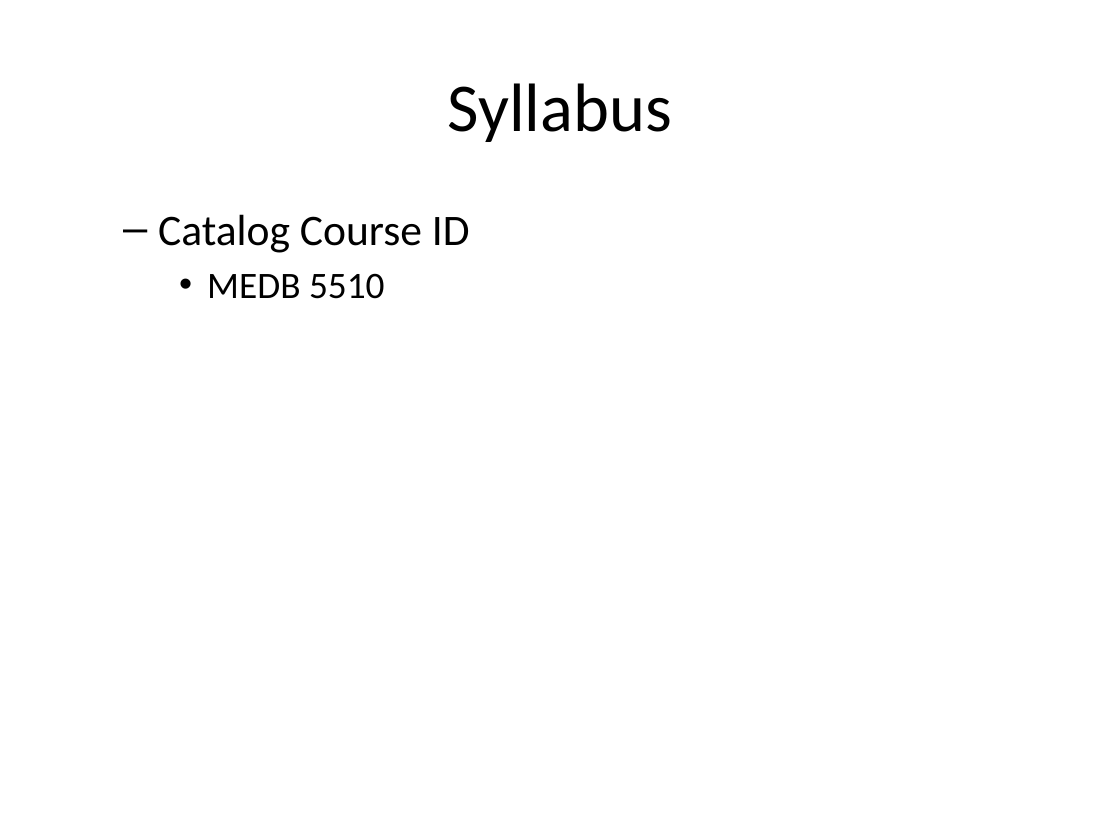
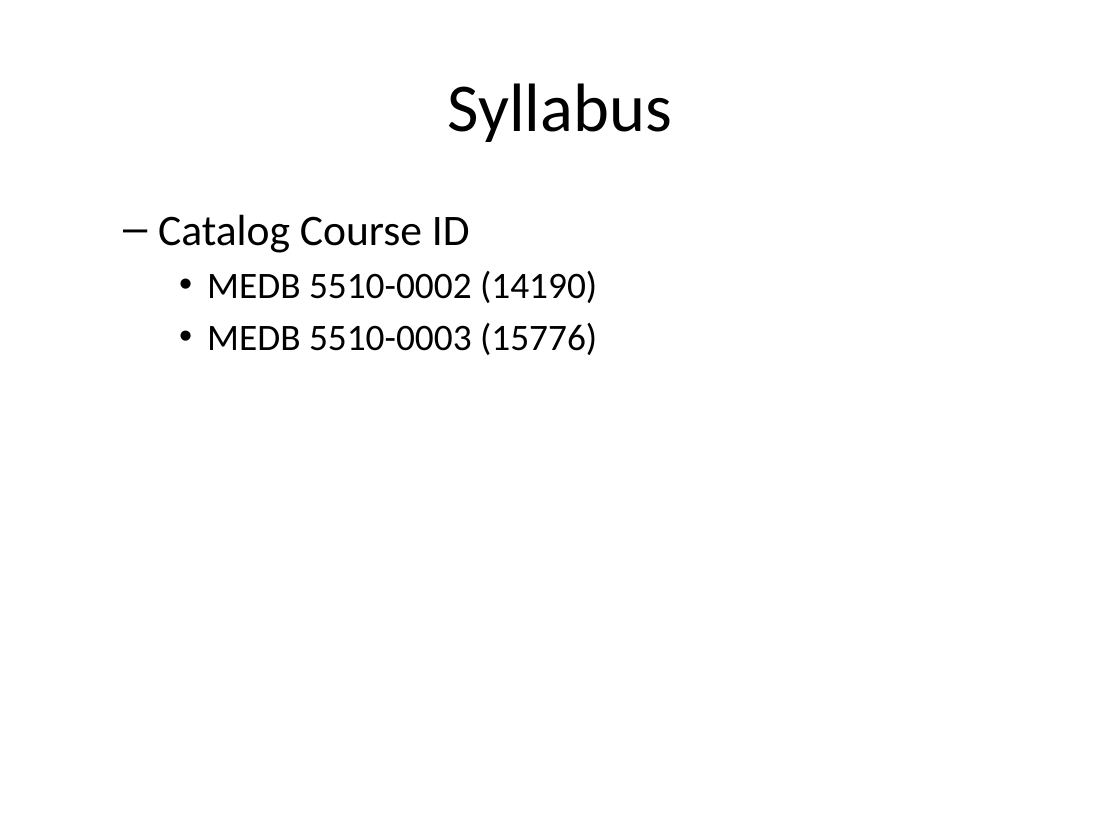
Before and after one commit to pmean/classes, a slide deck: slide 9 of clinical-research-methodology/src/video00-overview.pptx. Drawn at 1120x840 pixels with LibreOffice and Linux fonts; fonts in the diff are those of the drawing. Boxes give left, top, right and bottom in pixels: in the first picture for what was removed or moved away, otherwise in the second. Text is boxed around its words. In the diff, an @@ line names an element or a change of style, - is before the commit and + after.

```diff
--- a/clinical-research-methodology/src/video00-overview.pptx
+++ b/clinical-research-methodology/src/video00-overview.pptx
@@ text at box(207, 271, 597, 355): text changed @@
-    • MEDB 5510
+    • MEDB 5510-0002 (14190)
+    • MEDB 5510-0003 (15776)
```
Also in this commit, not shown: 8 other slides changed, 22 slides added, 1 slide removed, 2 other files.
